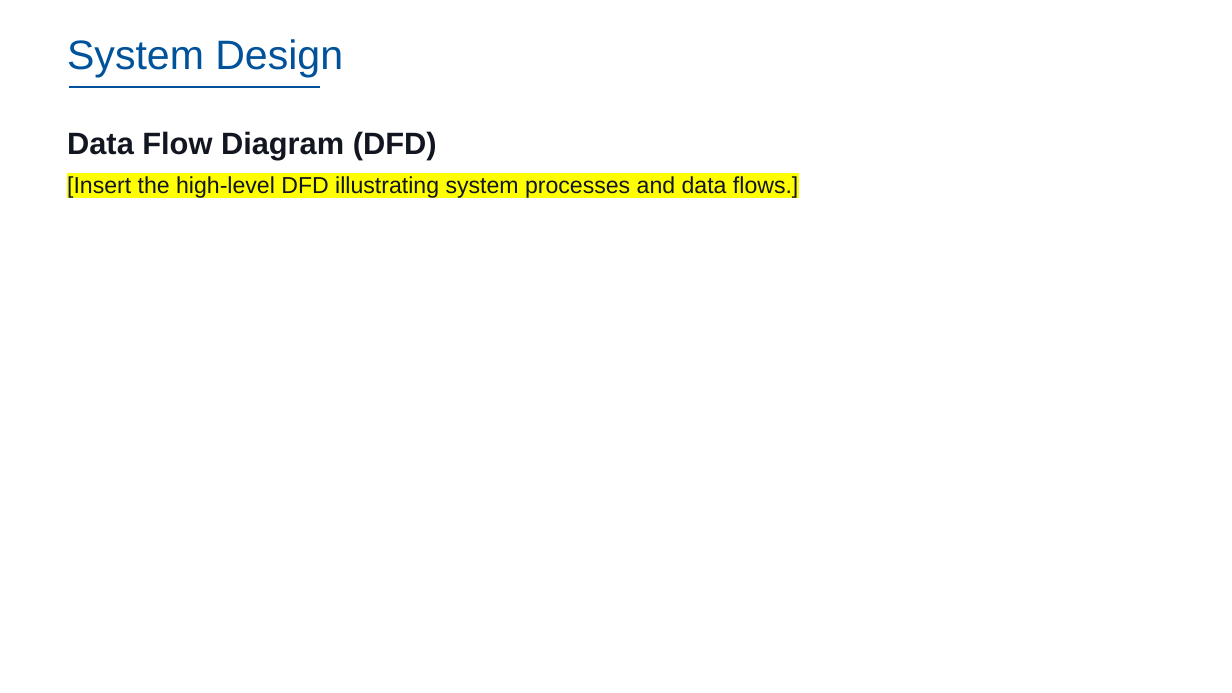
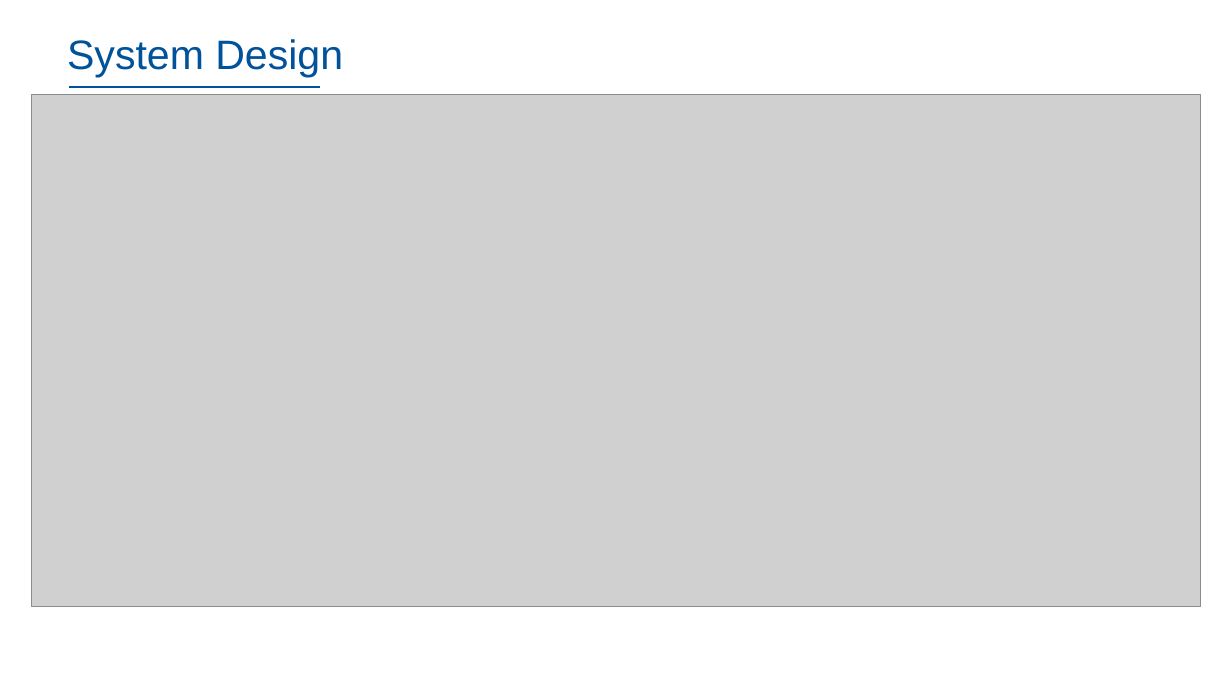
Before and after one commit to dennislamcv1/IBMSA, a slide deck: slide 26 of Systems Analyst Capstone Project/Final SubmissionDL.pptx. Drawn at 1232x693 pixels with LibreOffice and Linux fonts; fonts in the diff are those of the drawing; grey boxes stand for pictures; background and template pictures are left out. Boxes give left, top, right and bottom in pixels: in the first picture for what was removed or moved away, otherwise in the second. Text is boxed around its words. In the diff, an @@ line names an element or a change of style, - is before the commit and + after.

```diff
--- a/Systems Analyst Capstone Project/Final SubmissionDL.pptx
+++ b/Systems Analyst Capstone Project/Final SubmissionDL.pptx
@@ picture added at box(32, 95, 1201, 606) @@
@@ text removed at box(67, 131, 798, 199) @@
-Data Flow Diagram (DFD)
-[Insert the high-level DFD illustrating system processes and data flows.]
```
Also in this commit, not shown: 8 other slides changed.
